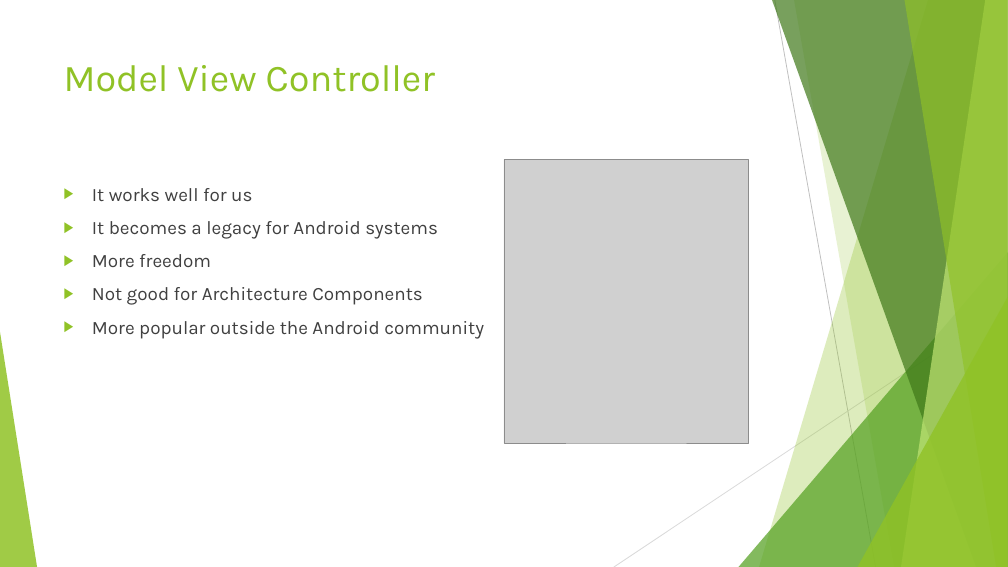
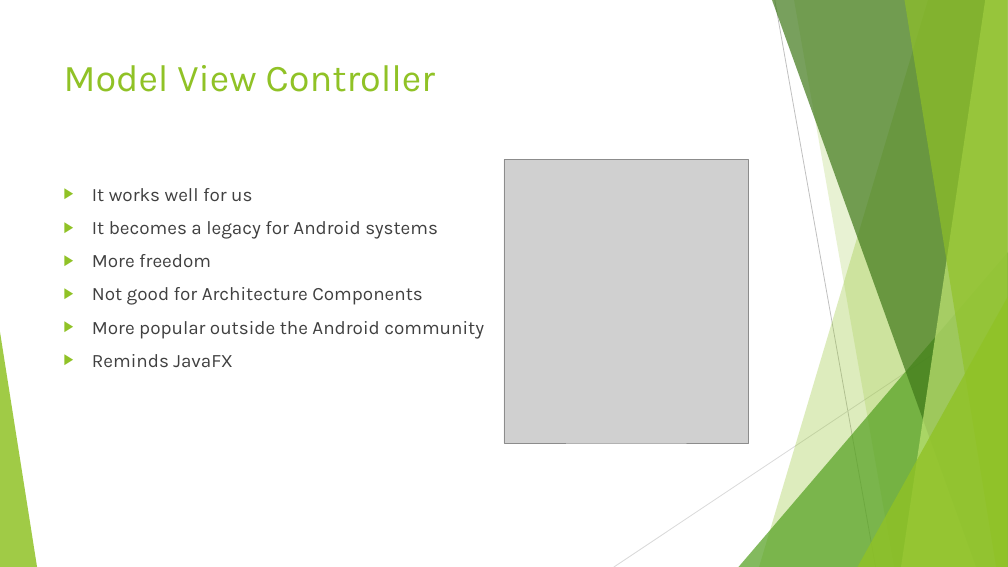
Before and after one commit to Exarchias/shoppingApplication, a slide deck: slide 15 of materials for presentations etc/Shopping App Presentation.odp. Drawn at 1008x567 pixels with LibreOffice and Linux fonts; fonts in the diff are those of the drawing; grey boxes stand for pictures. Boxes give left, top, right and bottom in pixels: in the first picture for what was removed or moved away, otherwise in the second. Text is boxed around its words. In the diff, an @@ line names an element or a change of style, - is before the commit and + after.

```diff
--- a/materials for presentations etc/Shopping App Presentation.odp
+++ b/materials for presentations etc/Shopping App Presentation.odp
@@ text at [92,354,233,367]: paragraph added @@
+▶ Reminds JavaFX
```
Also in this commit, not shown: 2 other slides changed, 3 slides added, 5 slides removed, 4 other files.
